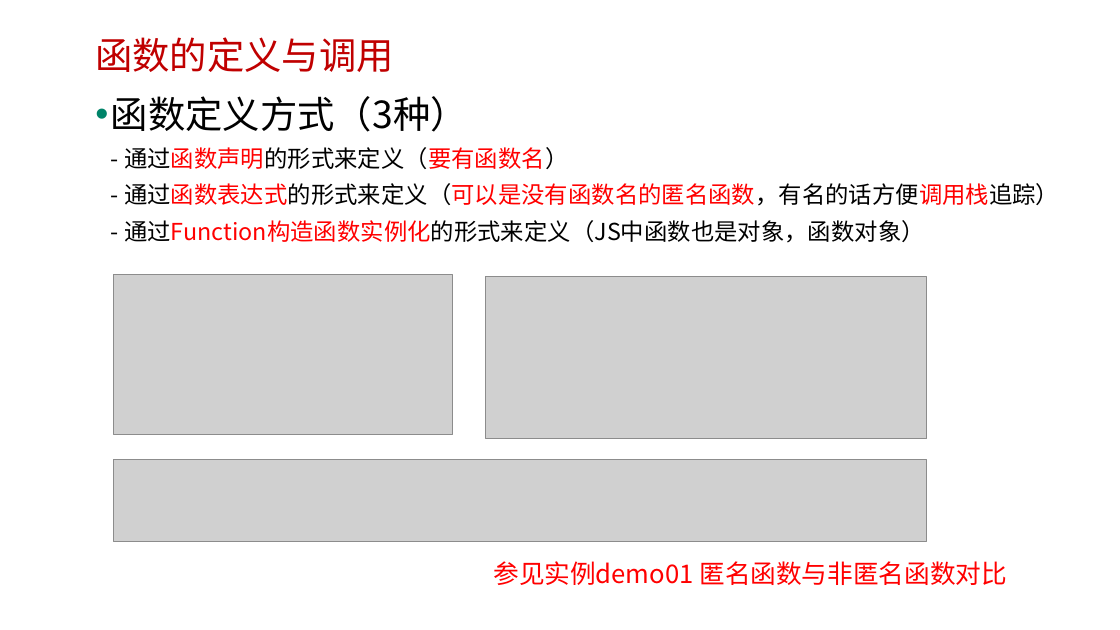
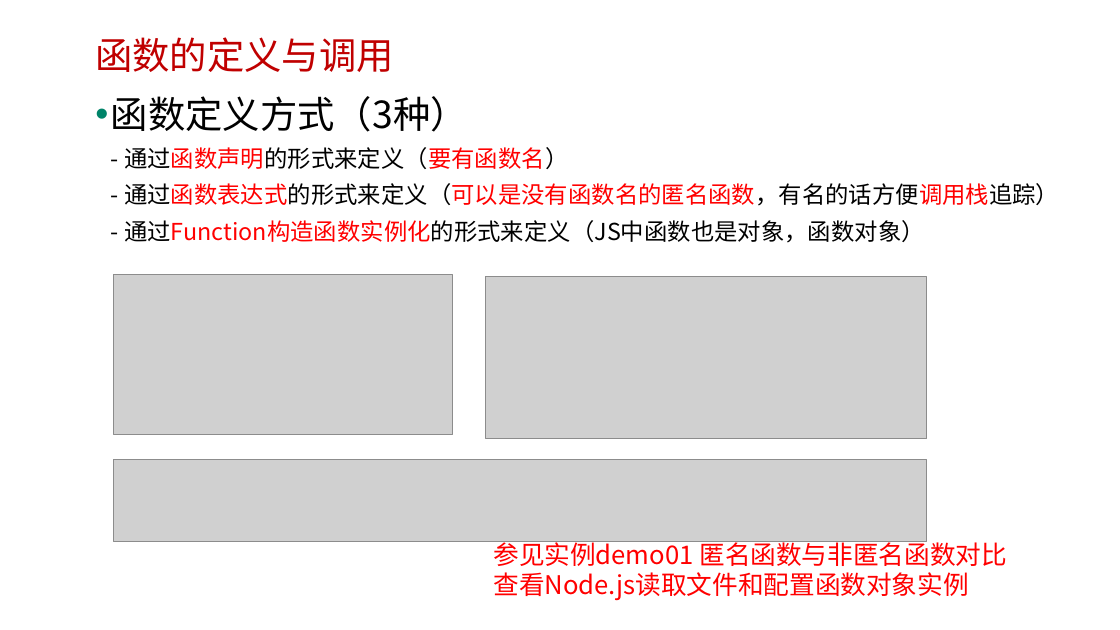
Before and after one commit to edu2act/course-javascript-advanced, a slide deck: slide 4 of 课程PPT/04.JavaScript函数进阶一.pptx. Drawn at 1120x630 pixels with LibreOffice and Linux fonts; fonts in the diff are those of the drawing; grey boxes stand for pictures; background and template pictures are left out. Boxes give left, top, right and bottom in pixels: in the first picture for what was removed or moved away, otherwise in the second. Text is boxed around its words. In the diff, an @@ line names an element or a change of style, - is before the commit and + after.

```diff
--- a/课程PPT/04.JavaScript函数进阶一.pptx
+++ b/课程PPT/04.JavaScript函数进阶一.pptx
@@ text "参见实例demo01 匿名函数与非匿名函数对比": place and size @@
-text "参见实例demo01 匿名函数与非匿名函数对比" at (493, 561, 1006, 585)
+text "参见实例demo01 匿名函数与非匿名函数对比" at (493, 537, 1006, 601)
@@ text at (493, 572, 968, 601): paragraph added @@
+查看Node.js读取文件和配置函数对象实例
```
Also in this commit, not shown: 5 other slides changed, 7 other files.
